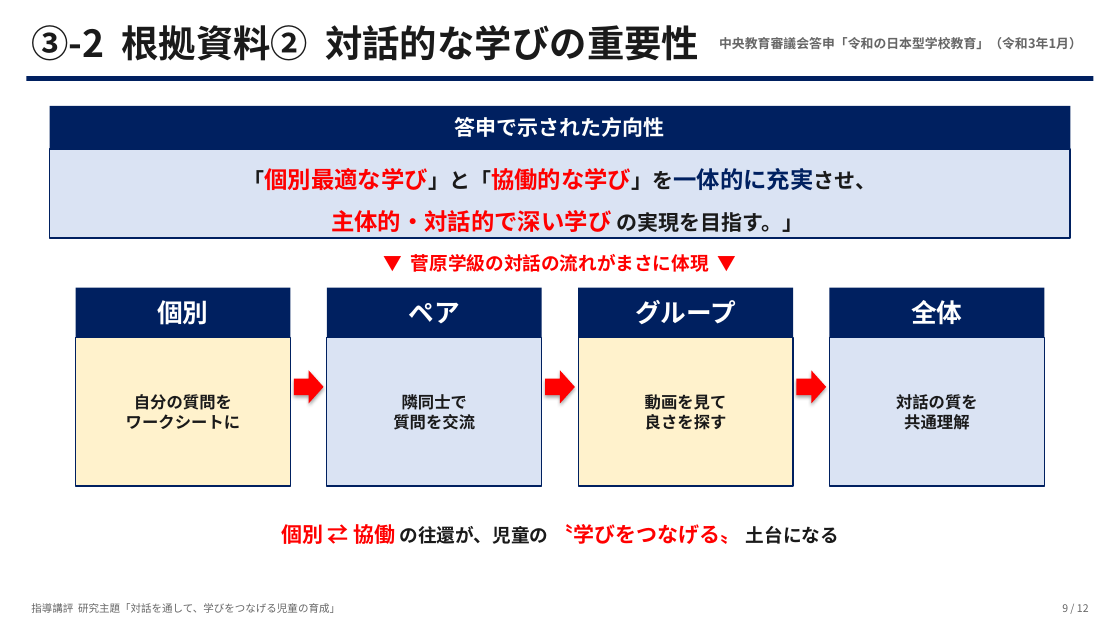
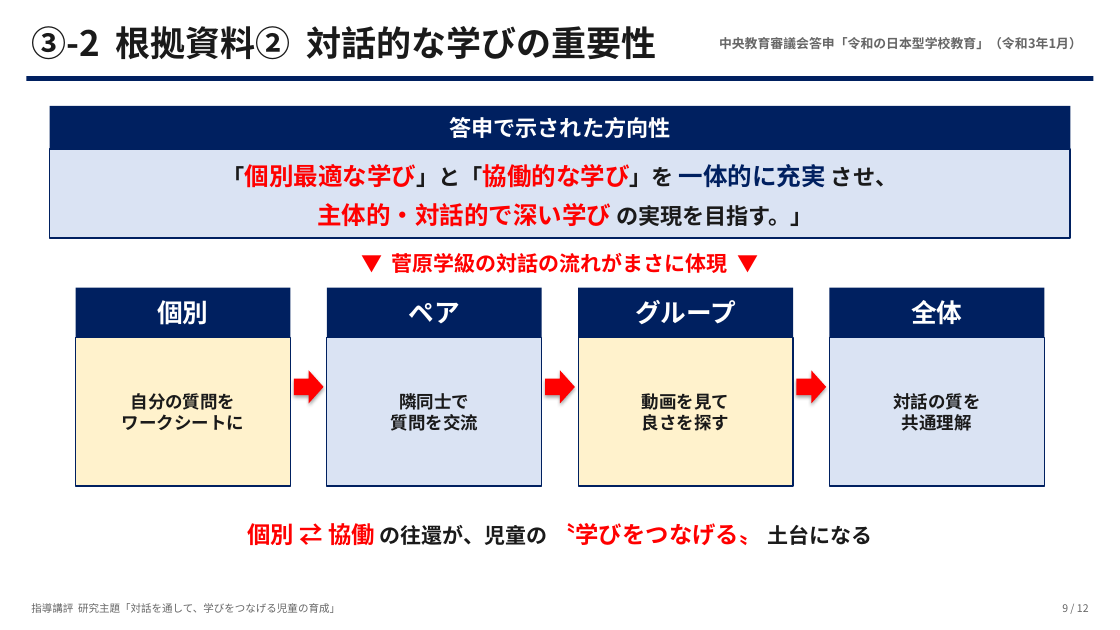
Before and after one commit to contynet730-star/con30, a slide deck: slide 9 of 指導講評_対話を通して学びをつなげる児童.pptx. Drawn at 1120x630 pixels with LibreOffice and Linux fonts; fonts in the diff are those of the drawing. Boxes give left, top, right and bottom in pixels: in the first picture for what was removed or moved away, otherwise in the second. Text is boxed around its words. In the diff, an @@ line names an element or a change of style, - is before the commit and + after.

```diff
--- a/指導講評_対話を通して学びをつなげる児童.pptx
+++ b/指導講評_対話を通して学びをつなげる児童.pptx
@@ text "③-2 根拠資料② 対話的な学びの重要性" at (31, 26, 657, 60): size 32 to 30 pt @@
@@ text "答申で示された方向性" at (449, 117, 670, 138): size 18 to 19 pt @@
@@ text at (223, 164, 897, 188): text changed; size 20 to 21 pt @@
-「個別最適な学び」と「協働的な学び」を一体的に充実させ、
-主体的・対話的で深い学び の実現を目指す。」
+「個別最適な学び」と「協働的な学び」を 一体的に充実 させ、
@@ text added at (317, 203, 813, 227), 21 pt, text #FF0000, bold @@
+主体的・対話的で深い学び の実現を目指す。」
@@ text "▼ 菅原学級の対話の流れがまさに体現 ▼" at (392, 253, 728, 273): size 16 to 18 pt @@
@@ size 14 to 15 pt in 4 elements at (122, 393, 244, 430), (391, 393, 478, 431), (642, 393, 729, 431), (893, 393, 980, 431) @@
@@ text "個別 ⇄ 協働 の往還が、児童の 〝学びをつなげる〟 ..." at (248, 523, 872, 545): size 18 to 20 pt in "個別 ⇄ 協働 〝学びをつなげる〟"; size 16 to 18 pt in "の往還が、児童の 土台になる" @@
```
Also in this commit, not shown: 11 other slides changed.
